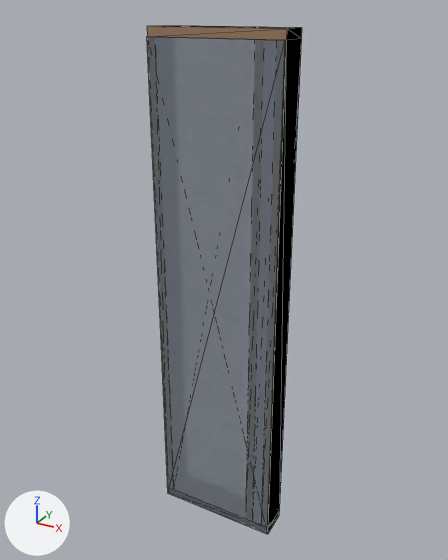
Before and after pictures for a commit that changed the glTF model panels/EX23_FF.glb.
One viewpoint serves both versions: a camera (50 mm lens) standing at (1.254, -2.26, 1.26) and looking at (-0.014, 0.046, 0.107). Arrows for +X, +Y and +Z are at lower left; the lights stay in place. The picture after the commit comes second. Mesh edges are drawn as thin lines. Vertices at exactly the same position are counted once.

Names of what the first picture shows: 'EX23 FF'.
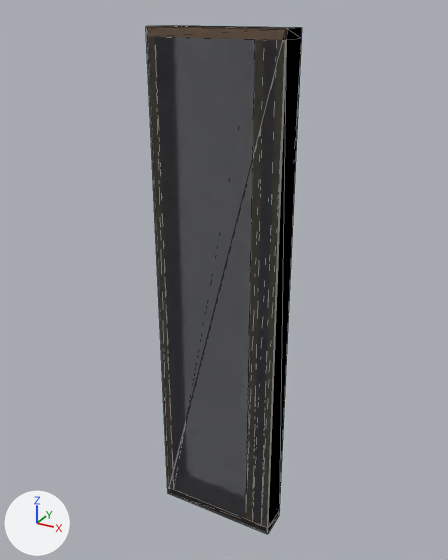
What differs and where, as boxes (x1, y1, x2, y2) in the pictures (448 x 560 px; the box of a moved part takes in the faces that stretch with it):
part 1 of me_ex23_ff, moved or reshaped: before (146, 37, 286, 534); after (146, 27, 287, 534)

The change in detail:
me_ex23_ff has 64 vertices, 96 faces, 96 loose edges and spans x -0.3..0.3, y -0.07..0.07, z -1.19..1.19.
me_ex23_ff is used by ob_ex23_ff; location (0.0, 0.0, 0.0).
Part 1, on me_ex23_ff:
Vertex 57 of me_ex23_ff moves from (-0.3, -0.07, -1.19) at pixel (167, 493) to (0.3, -0.07, -1.19) at pixel (267, 533).
Vertex 58 of me_ex23_ff moves from (0.3, -0.07, -1.19) at pixel (267, 534) to (0.3, -0.07, 1.19) at pixel (286, 29).
Vertex 59 of me_ex23_ff moves from (0.3, -0.07, -1.19) at pixel (267, 533) to (-0.3, -0.07, 1.19) at pixel (147, 26).
Vertex 60 of me_ex23_ff moves from (0.3, -0.07, 1.15) at pixel (285, 40) to (-0.3, -0.07, -1.19) at pixel (167, 493).
Vertex 61 of me_ex23_ff moves from (0.3, -0.07, 1.15) at pixel (286, 40) to (-0.3, -0.07, 1.19) at pixel (145, 26).
Vertex 62 of me_ex23_ff moves from (-0.3, -0.07, 1.15) at pixel (146, 36) to (0.3, -0.07, 1.19) at pixel (285, 29).
Vertex 63 of me_ex23_ff moves from (-0.3, -0.07, 1.15) at pixel (147, 36) to (0.3, -0.07, -1.19) at pixel (267, 534).
